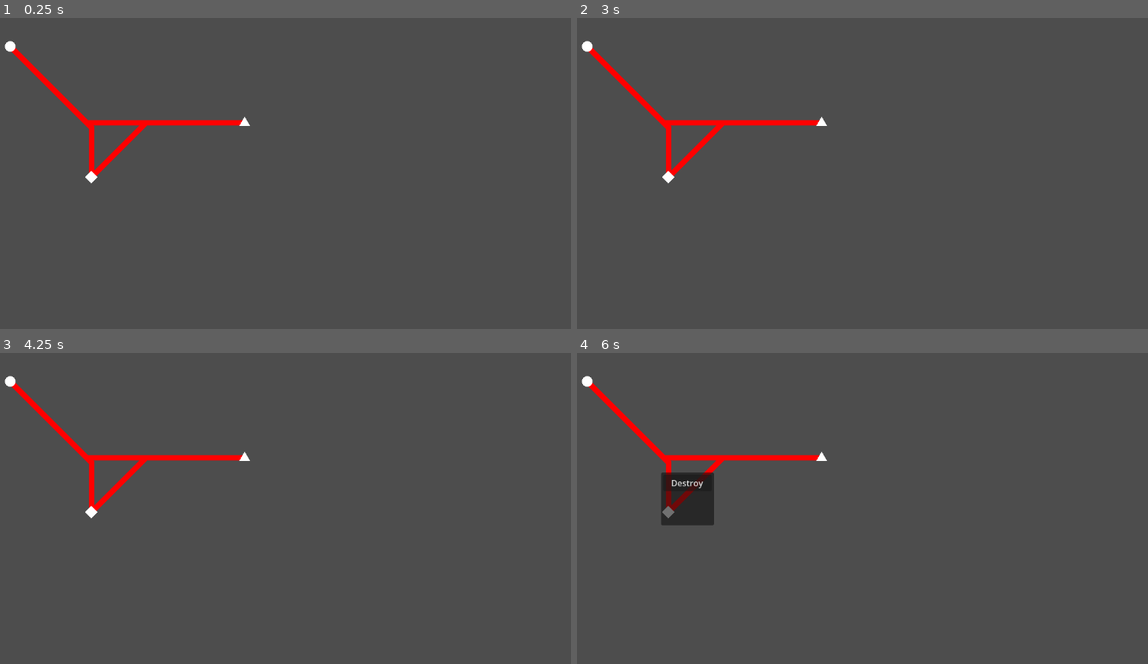
Above: before the commit, frames 1-4 (two rows, left to right).
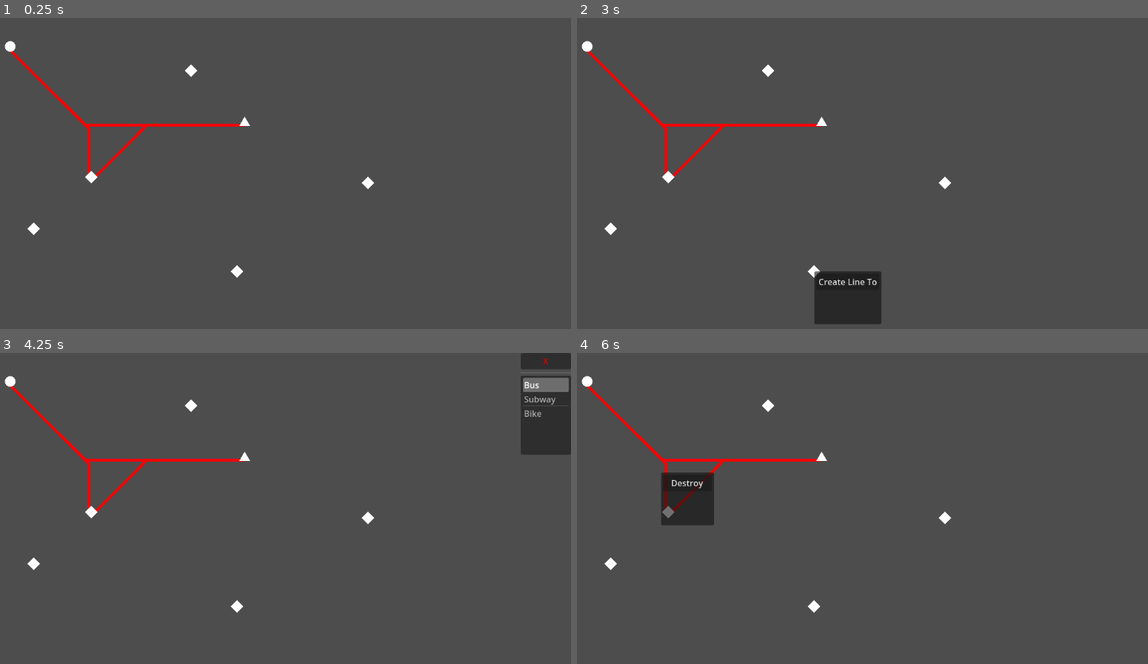
Above: after the commit, the same moments.

Repository: 9thAzure/CarbonCommuter
Game: Godot game, scene res://main/main.tscn
Two runs of this game, one before a commit and one after it. Both use one fixed random seed, a clock stepped at 60 frames per second and the inputs below.
Inputs (mouse positions are in pixels of both pictures, inside the frame that each line leads up to):
- Up to frame 1 (0.25 s): no input
- Up to frame 2 (3 s): tap Enter at 0.5, 2 s; move the mouse to (976, 170) at 0.52 s; click (976, 170) at 0.67 s; tap Space at 1.25, 2.75 s; move the mouse to (719, 204) at 1.27 s; click (719, 204) at 1.42 s; move the mouse to (902, 114) at 2.02 s; click (902, 114) at 2.17 s; move the mouse to (811, 257) at 2.77 s; click (811, 257) at 2.92 s
- Up to frame 3 (4.25 s): click (268, 617) at 3.5 s, where only the run after the commit has a clickable "Create Line To"
- Up to frame 4 (6 s): click (1125, 362) at 4.25 s, where only the run after the commit has a clickable "X"; tap Enter at 5 s; move the mouse to (1028, 573) at 5.02 s; click (1028, 573) at 5.17 s; tap Space at 5.75 s; move the mouse to (662, 471) at 5.77 s; click (662, 471) at 5.92 s

The runs differ from the first frame. In frame 1, 1.4% of the frame differs, in the area x 1-66%, y 9-84%; in frame 2, 3.4%; in frame 3, 4.0%, in the area x 1-100%, y 0-84%; in frame 4, 1.4%.

Commit message:
Made Lines thinner, and offset based on line type

Diff:
--- a/main/main.tscn
+++ b/main/main.tscn
@@ -18,6 +18,22 @@
 position = Vector2(244, 302)
 station_type = 2
 
+[node name="Station4" parent="." instance=ExtResource("1_53q0u")]
+position = Vector2(135, 400)
+station_type = 2
+
+[node name="Station5" parent="." instance=ExtResource("1_53q0u")]
+position = Vector2(520, 481)
+station_type = 2
+
+[node name="Station6" parent="." instance=ExtResource("1_53q0u")]
+position = Vector2(433, 100)
+station_type = 2
+
+[node name="Station7" parent="." instance=ExtResource("1_53q0u")]
+position = Vector2(768, 313)
+station_type = 2
+
 [node name="Line" parent="." node_paths=PackedStringArray("station1", "station2") instance=ExtResource("2_pjrb6")]
 station1 = NodePath("../Station")
 station2 = NodePath("../Station2")
--- a/transport/line/line.gd
+++ b/transport/line/line.gd
@@ -10,7 +10,7 @@
 @export
 var line_type := LineType.BUS
 
-enum LineType { BUS, METRO, BIKE }
+enum LineType { BUS = 0, METRO, BIKE }
 
 @export
 var line_width := 10.0
@@ -134,6 +134,19 @@
 
 func _draw() -> void:
 	var points := get_line_path()
+
+	var offset := line_type - 1
+	for i in points.size():
+		var cross_direction : Vector2
+		if i == 0:
+			cross_direction = points[0].direction_to(points[1]).orthogonal().normalized()
+		elif i == points.size() - 1:
+			cross_direction = points[-2].direction_to(points[-1]).orthogonal().normalized()
+		else:
+			cross_direction = points[i - 1].direction_to(points[i + 1]).orthogonal().normalized()
+
+		points[i] += cross_direction * offset * line_width
+
 	for i in points.size():
 		points[i] = to_local(points[i])
 
--- a/transport/line/line.tscn
+++ b/transport/line/line.tscn
@@ -11,7 +11,7 @@
 collision_mask = 32768
 monitoring = false
 script = ExtResource("1_vygk5")
-line_color = Color(0, 1, 0, 0.52156866)
+line_width = 5.0
 
 [node name="CollisionShape2D" type="CollisionShape2D" parent="."]
 shape = SubResource("SegmentShape2D_vygk5")
